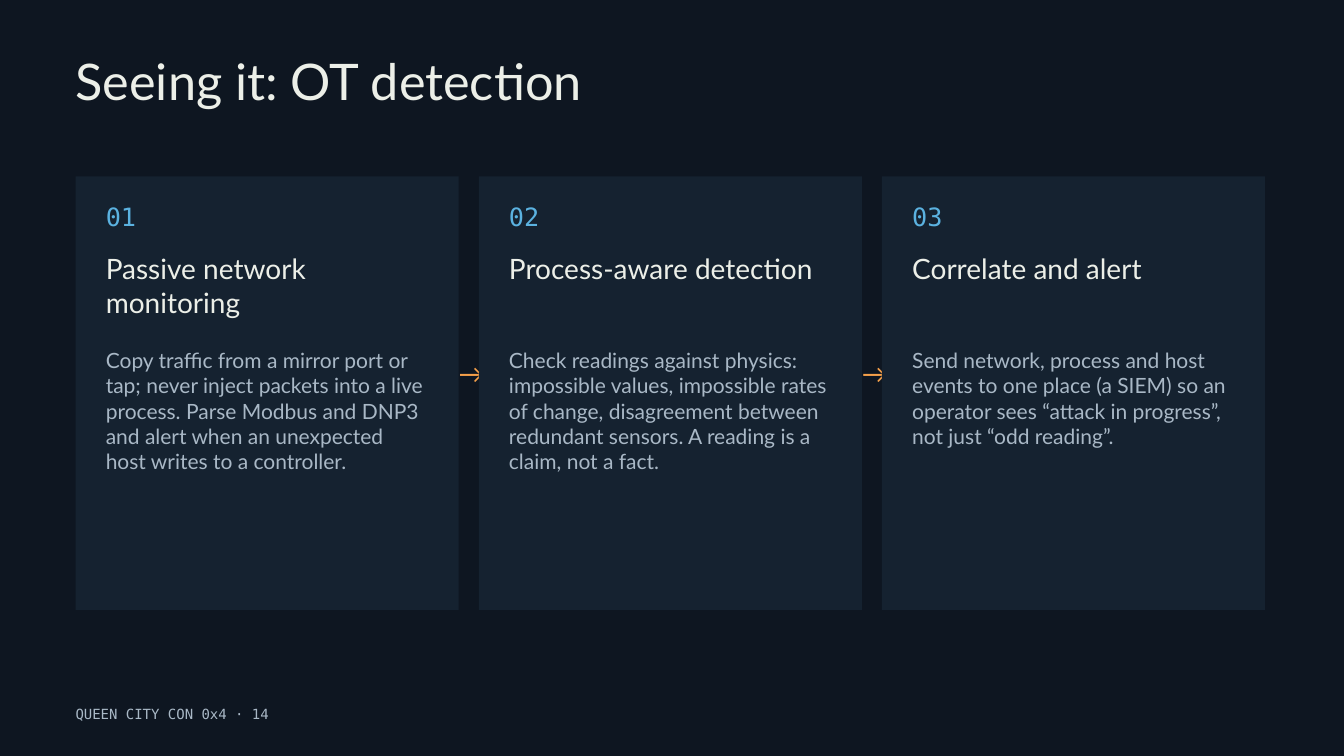
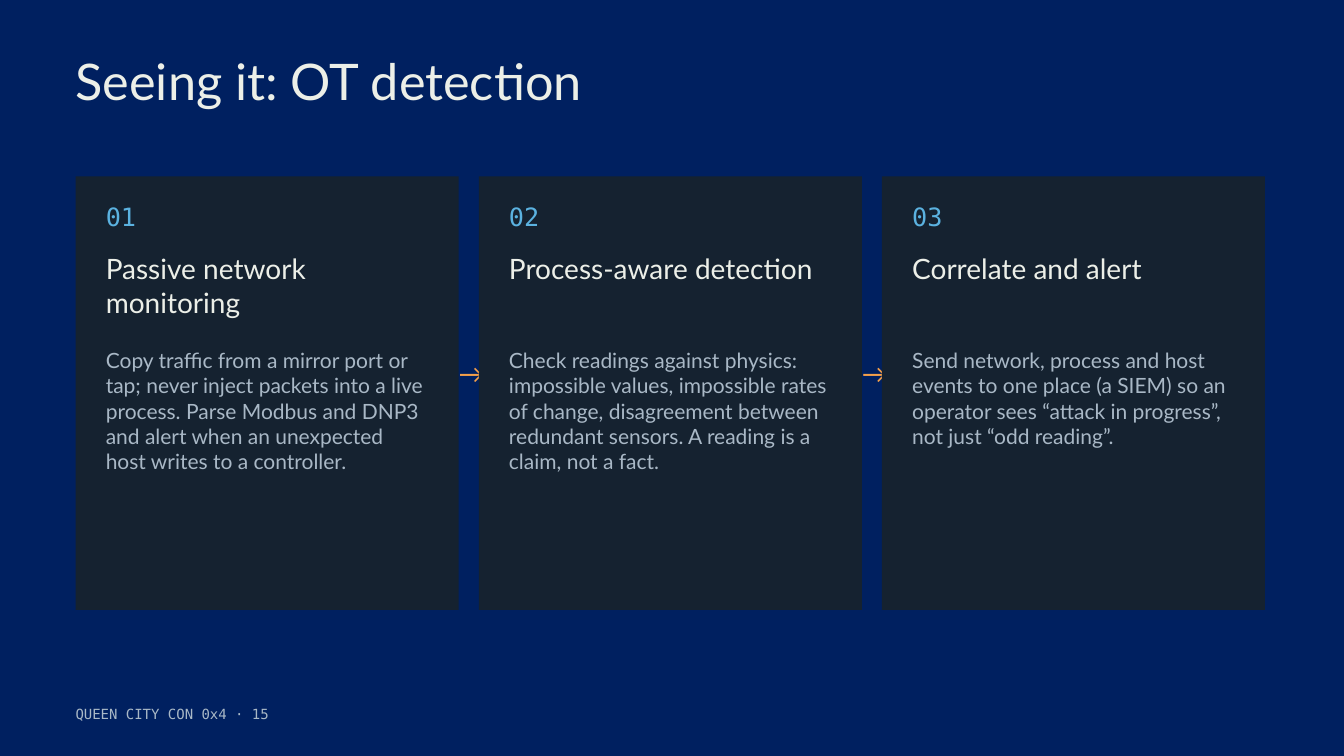
Before and after one commit to moaderboat/Hospital-IoT-HomeLab, a slide deck: slide 15 of Queen_City_Con/When the Sensor Lies v2.pptx (slide 14 before the commit). Drawn at 1344x756 pixels with LibreOffice and Linux fonts; fonts in the diff are those of the drawing. Boxes give left, top, right and bottom in pixels: in the first picture for what was removed or moved away, otherwise in the second. Text is boxed around its words. In the diff, an @@ line names an element or a change of style, - is before the commit and + after.

```diff
--- a/Queen_City_Con/When the Sensor Lies v2.pptx
+++ b/Queen_City_Con/When the Sensor Lies v2.pptx
@@ background #0E1621 to #002060 @@
@@ text at box(76, 708, 269, 721): text changed @@
-QUEEN CITY CON 0x4 · 14
+QUEEN CITY CON 0x4 · 15
```
Also in this commit, not shown: 15 other slides changed, 2 slides added.
